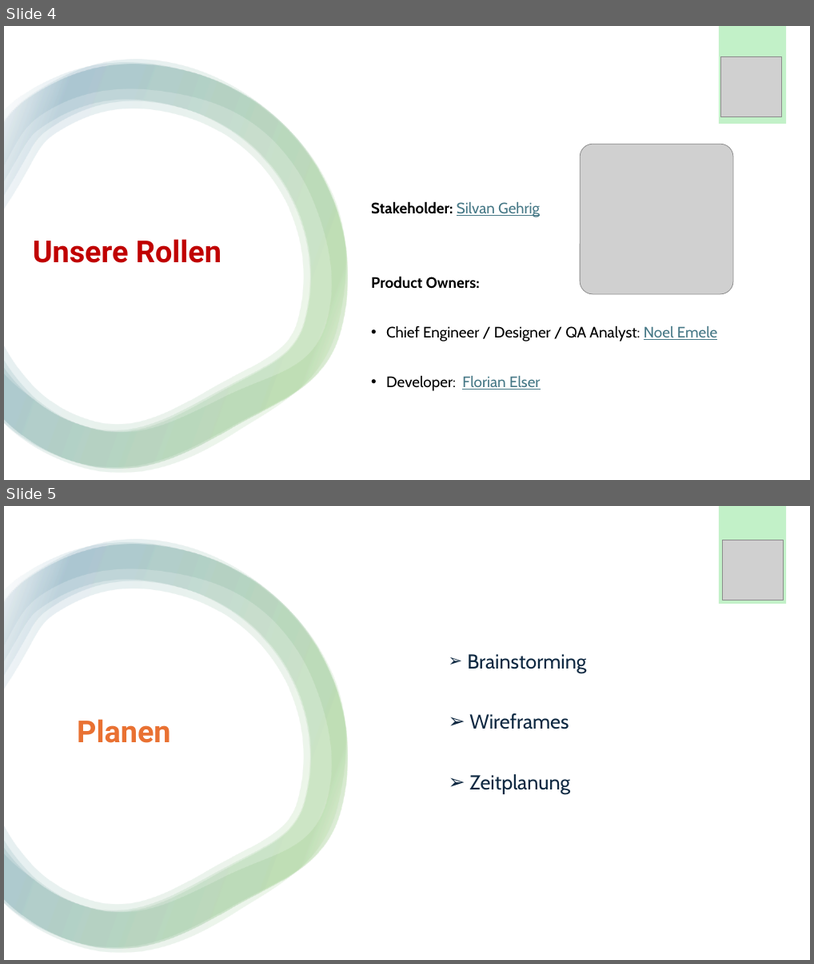
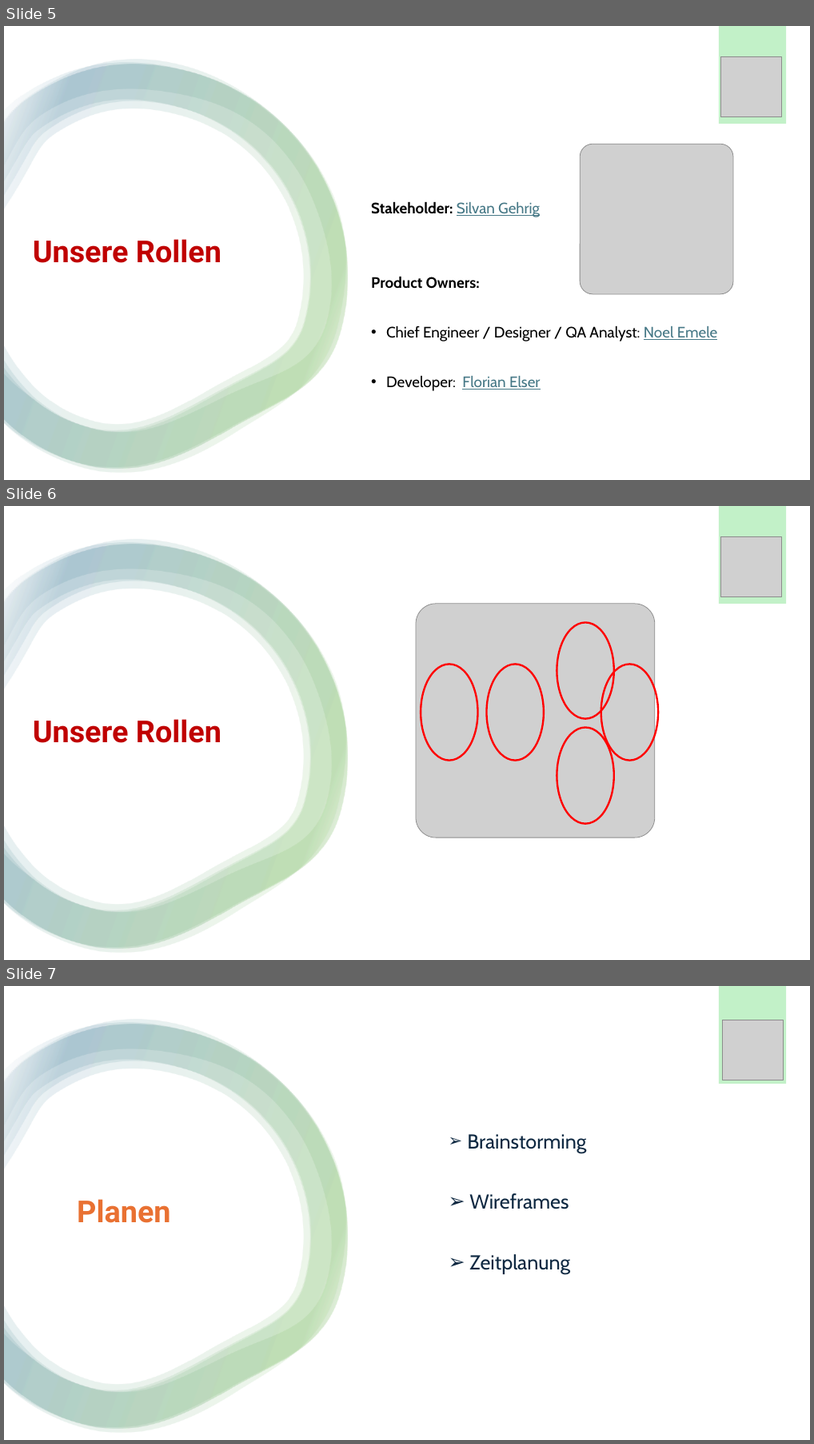
Before and after one commit to Emele-bzra/project-modul431, a slide deck: Material/präsentation_slarachare_games.pptx. Shown one above the other, each under a label of ours: slides 4 and 5 before the commit, slides 5, 6 and 7 after it. The pictures are 814x964 and 814x1444 pixels, drawn with LibreOffice and Linux fonts; fonts in the diff are those of the drawing; grey boxes stand for pictures. Boxes give left, top, right and bottom in pixels: in the first picture for what was removed or moved away, otherwise in the second. Text is boxed around its words. In the diff, an @@ line names an element or a change of style, - is before the commit and + after.

```diff
--- a/Material/präsentation_slarachare_games.pptx
+++ b/Material/präsentation_slarachare_games.pptx
@@ slide 6 added at box(4, 506, 810, 960), background #FFFFFF @@
@@ rectangle added at box(4, 506, 810, 960), fill #FFFFFF @@
@@ rectangle added at box(719, 506, 787, 604), fill #C2F1C8 @@
@@ group added at box(4, 540, 348, 952): 4 freeform shapes @@
@@ picture added at box(722, 536, 782, 596) @@
@@ picture added at box(416, 604, 655, 837) @@
@@ ellipse added at box(558, 622, 614, 718), outline #FF0000 2.25 pt @@
@@ ellipse added at box(421, 664, 478, 760), outline #FF0000 2.25 pt @@
@@ ellipse added at box(486, 664, 544, 760), outline #FF0000 2.25 pt @@
@@ ellipse added at box(602, 664, 658, 760), outline #FF0000 2.25 pt @@
@@ title added at box(33, 719, 222, 743), 36 pt, text #C00000, bold @@
+Unsere Rollen
@@ ellipse added at box(558, 728, 614, 824), outline #FF0000 2.25 pt @@
@@ what was slide 4 is now slide 5 @@
@@ what was slide 5 is now slide 7 @@
```
Also in this commit, not shown: 5 slides changed, 1 other slide added.
